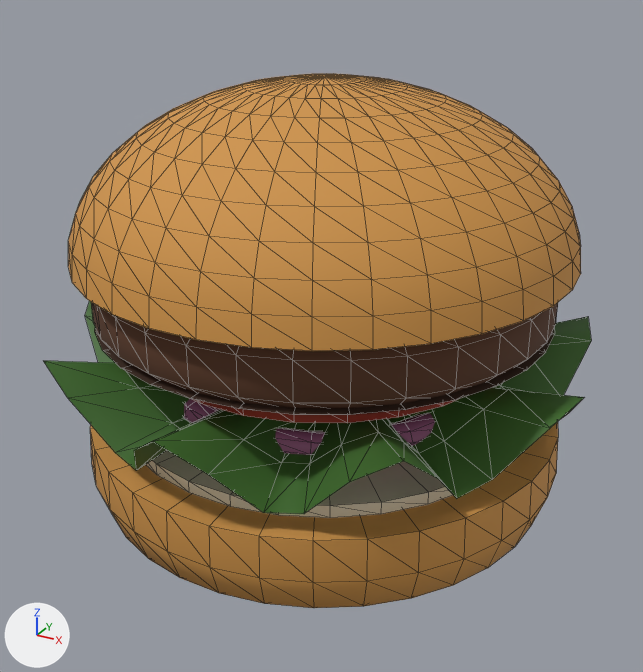
The glTF model models/burger-craft.glb, before and after one commit.
Rendered twice from a 50 mm lens placed at (0.0988, -0.1812, 0.1331), pointed at (0.002, -0.0052, 0.0451). Arrows for +X, +Y and +Z are at lower left; the lights stay in place. The picture after the commit comes second. Mesh edges are drawn as thin lines. Vertices at exactly the same position are counted once.

Objects in the first picture: 'burger-craft'.
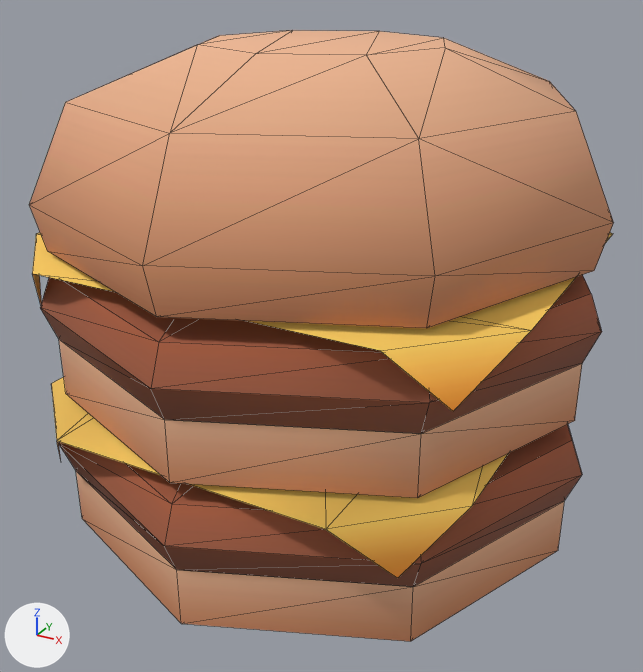
The change in detail:
Picture 'colormap' (img_colormap) is new.
Material 'colormap' (mat_colormap) is new.
Uses the picture img_colormap.
me_mesh_0 is used by ob_burger_craft; location (0.0, 0.0, 0.0).
Verts and faces of me_mesh_0; kept vertices keep their numbers, new ones are numbered from 1285.
me_mesh_0 had 1285 vertices, 2540 faces and spanned x -0.0671..0.0671, y -0.068..0.0644, z 0.0..0.106.
me_mesh_0 no longer uses material mat_material_0 (orange #cf9448).
me_mesh_0 no longer uses material mat_material_1 (beige #efe3c8).
me_mesh_0 no longer uses material mat_material_2 (pink #a4608a).
me_mesh_0 no longer uses material mat_material_3 (dark green #3f6d2b).
me_mesh_0 no longer uses material mat_material_4 (red #9c2c1b).
me_mesh_0 no longer uses material mat_material_5 (brown #5a3722).
me_mesh_0 no longer uses material mat_material_6 (brown #3a2213).
me_mesh_0 now has 126 vertices, 234 faces and spans x -0.0671..0.0671, y -0.0671..0.0671, z 0.0..0.1136.
me_mesh_0 part 1: the loose piece of 557 vertices spanning x -0.06..0.06, y -0.0597..0.0597, z 0.043..0.106 is rebuilt with 32 vertices and now spans x -0.0665..0.0665, y -0.0665..0.0665, z 0.071..0.1136, in mat_colormap.
me_mesh_0 part 2: the loose piece of 199 vertices spanning x -0.06..0.06, y -0.0597..0.0597, z 0.0..0.027 is rebuilt with 36 vertices and now spans x -0.0671..0.0671, y -0.0671..0.0671, z 0.0..0.0304, in mat_colormap.
me_mesh_0 part 3: the loose piece of 177 vertices spanning x -0.0671..0.0671, y -0.068..0.0644, z 0.027..0.047 is rebuilt with 34 vertices and now spans x -0.0671..0.0671, y -0.0671..0.0671, z 0.0355..0.0659, in mat_colormap.
me_mesh_0 part 4: the loose piece of 176 vertices spanning x -0.0407..0.0407, y -0.0403..0.0403, z 0.027..0.034 is rebuilt with 12 vertices and now spans x -0.0545..0.0545, y -0.0607..0.0607, z 0.0197..0.0339, in mat_colormap.
me_mesh_0 part 5: the loose piece of 176 vertices spanning x -0.0407..0.0407, y -0.0403..0.0403, z 0.029..0.036 is deleted.
Part 6, on me_mesh_0:
New vertex 1285 is at (-0.0607, 0.0334, 0.0694).
New vertex 1286 is at (-0.0507, 0.044, 0.0552).
New vertex 1287 is at (-0.0406, 0.0545, 0.0694).
New vertex 1288 is at (-0.0507, -0.044, 0.0552), pixel (42, 310).
New vertex 1289 is at (-0.0607, -0.0334, 0.0694), pixel (36, 233).
New vertex 1290 is at (-0.0406, -0.0545, 0.0694), pixel (32, 273).
New vertex 1291 is at (0.0406, 0.0545, 0.0694).
New vertex 1292 is at (0.0507, 0.044, 0.0552).
New vertex 1293 is at (0.0607, 0.0334, 0.0694), pixel (613, 233).
New vertex 1294 is at (0.0507, -0.044, 0.0552), pixel (453, 411).
New vertex 1295 is at (0.0406, -0.0545, 0.0694), pixel (380, 350).
New vertex 1296 is at (0.0607, -0.0334, 0.0694), pixel (531, 330).
New faces: (1285, 1287, 1286), (1288, 1290, 1289), (1291, 1293, 1292), (1294, 1296, 1295), (1287, 1293, 1291), (1285, 1293, 1287).
New faces: (1285, 1289, 1293), (1289, 1296, 1293), (1289, 1290, 1296), (1290, 1295, 1296).
me_mesh_0 gains material mat_colormap.

Where the change shows, as pixel boxes [x1, y1, x2, y2] in the pictures (643 x 672 px):
'burger-craft', reshaped (7% wider, 15% taller)
    before: [44, 74, 591, 608]
    after: [29, 30, 614, 642]
part 1 of me_mesh_0, rebuilt (14% wider, 15% shorter)
    before: [68, 74, 581, 423]
    after: [29, 30, 614, 328]
part 2 of me_mesh_0, rebuilt (12% wider, 17% taller)
    before: [90, 422, 558, 608]
    after: [59, 424, 582, 642]
part 3 of me_mesh_0, rebuilt
    before: [44, 301, 591, 514]
    after: [40, 275, 602, 498]
part 4 of me_mesh_0, rebuilt (not visible before)
    after: [51, 377, 507, 578]
part 5 of me_mesh_0, deleted
    before: [184, 399, 435, 455]
part 6 of me_mesh_0, added
    after: [32, 233, 613, 411]
